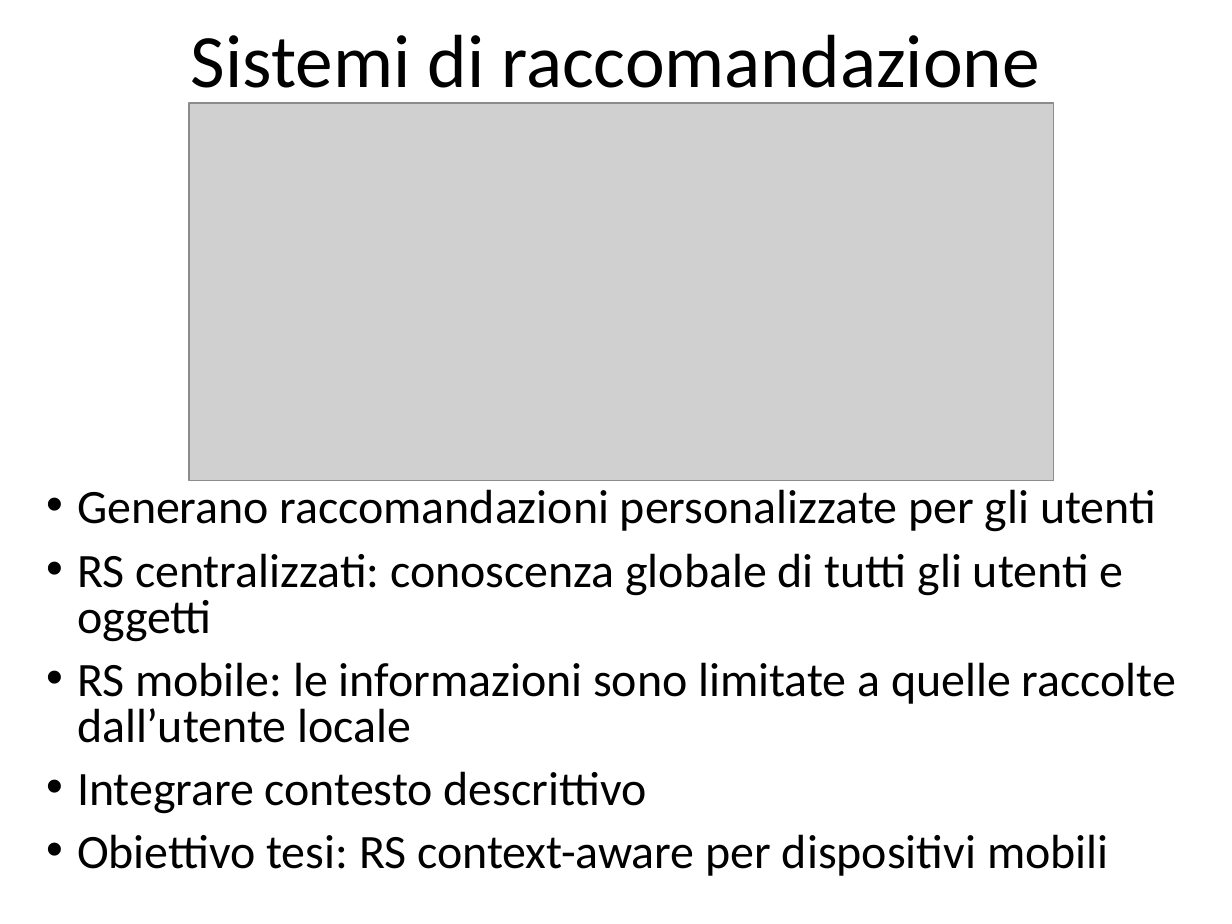
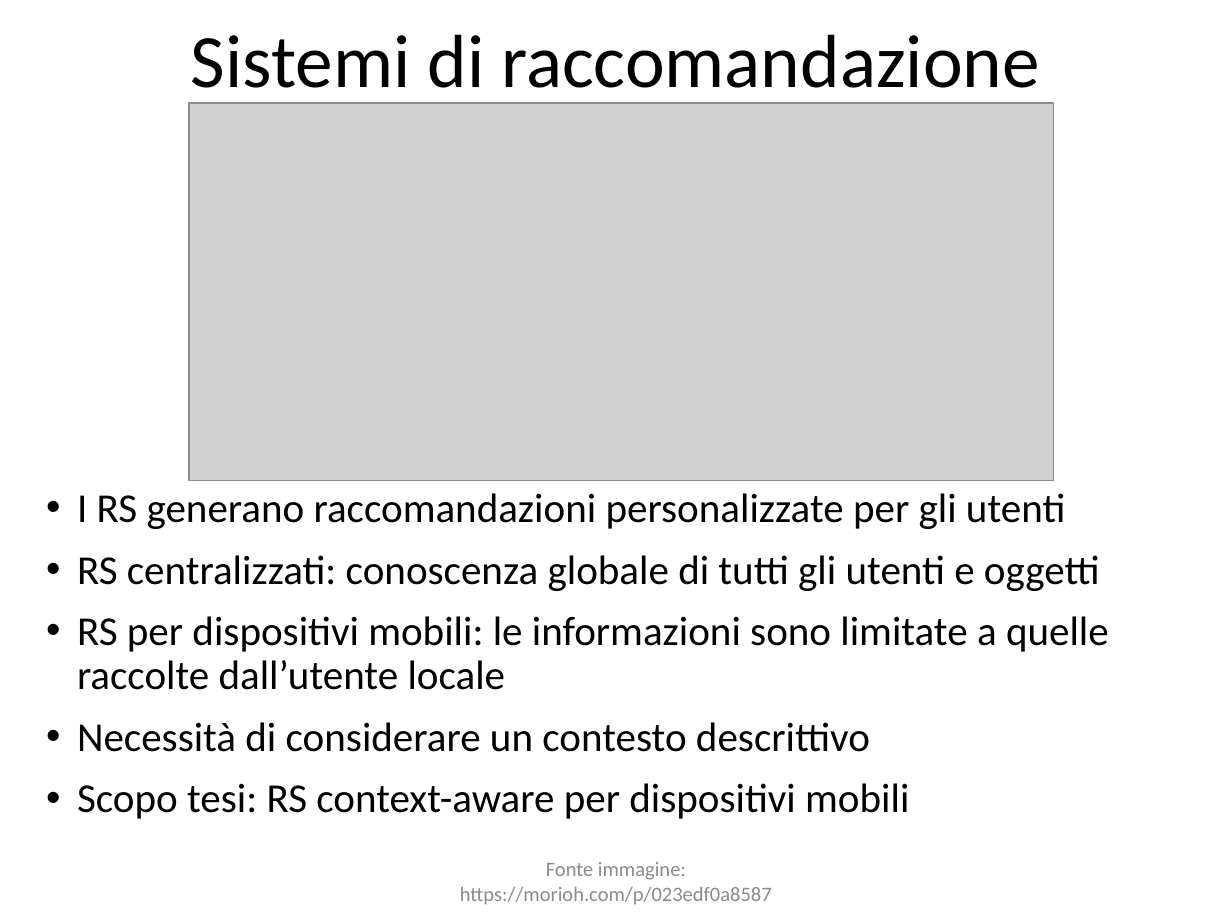
Before and after one commit to CriptHunter/tesi, a slide deck: slide 3 of presentazione/presentazione.pptx (slide 4 before the commit). Drawn at 1232x924 pixels with LibreOffice and Linux fonts; fonts in the diff are those of the drawing; grey boxes stand for pictures. Boxes give left, top, right and bottom in pixels: in the first picture for what was removed or moved away, otherwise in the second. Text is boxed around its words. In the diff, an @@ line names an element or a change of style, - is before the commit and + after.

```diff
--- a/presentazione/presentazione.pptx
+++ b/presentazione/presentazione.pptx
@@ text at (77, 493, 1065, 529): text changed; size 28 to 24 pt @@
-• Generano raccomandazioni personalizzate per gli utenti
+• I RS generano raccomandazioni personalizzate per gli utenti
@@ text at (77, 555, 1100, 591): size 28 to 24 pt in "RS centralizzati: conoscenza globale di tutti gli ..."; line spacing 0.8 to 0.9 @@
@@ text at (77, 616, 1109, 819): text changed; size 28 to 24 pt @@
-• RS mobile: le informazioni sono limitate a quelle raccolte dall’utente locale
-• Integrare contesto descrittivo
-• Obiettivo tesi: RS context-aware per dispositivi mobili
+• RS per dispositivi mobili: le informazioni sono limitate a quelle raccolte dall’utente locale
+• Necessità di considerare un contesto descrittivo
+• Scopo tesi: RS context-aware per dispositivi mobili
@@ text added at (460, 862, 772, 904), 12 pt, text #8C8C8C @@
+Fonte immagine: https://morioh.com/p/023edf0a8587
```
Also in this commit, not shown: 9 other slides changed, 1 slide removed, 2 other files.
